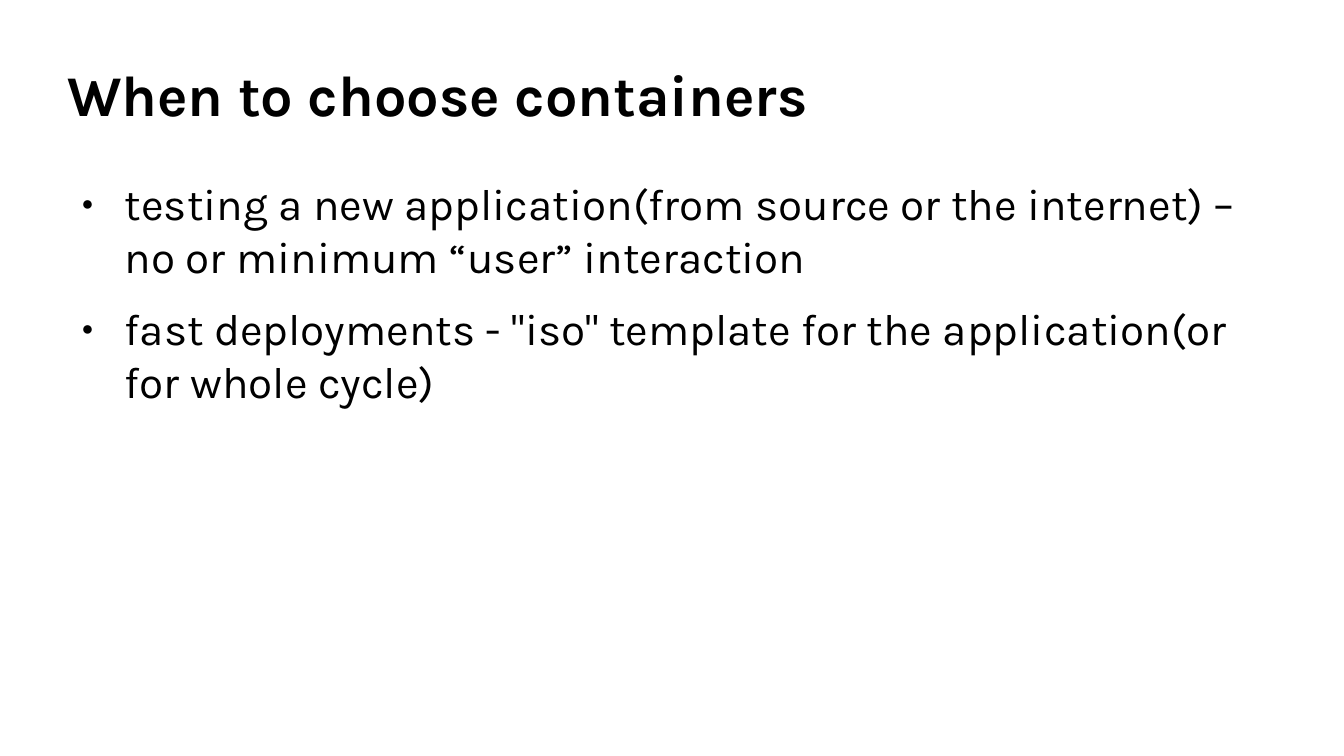
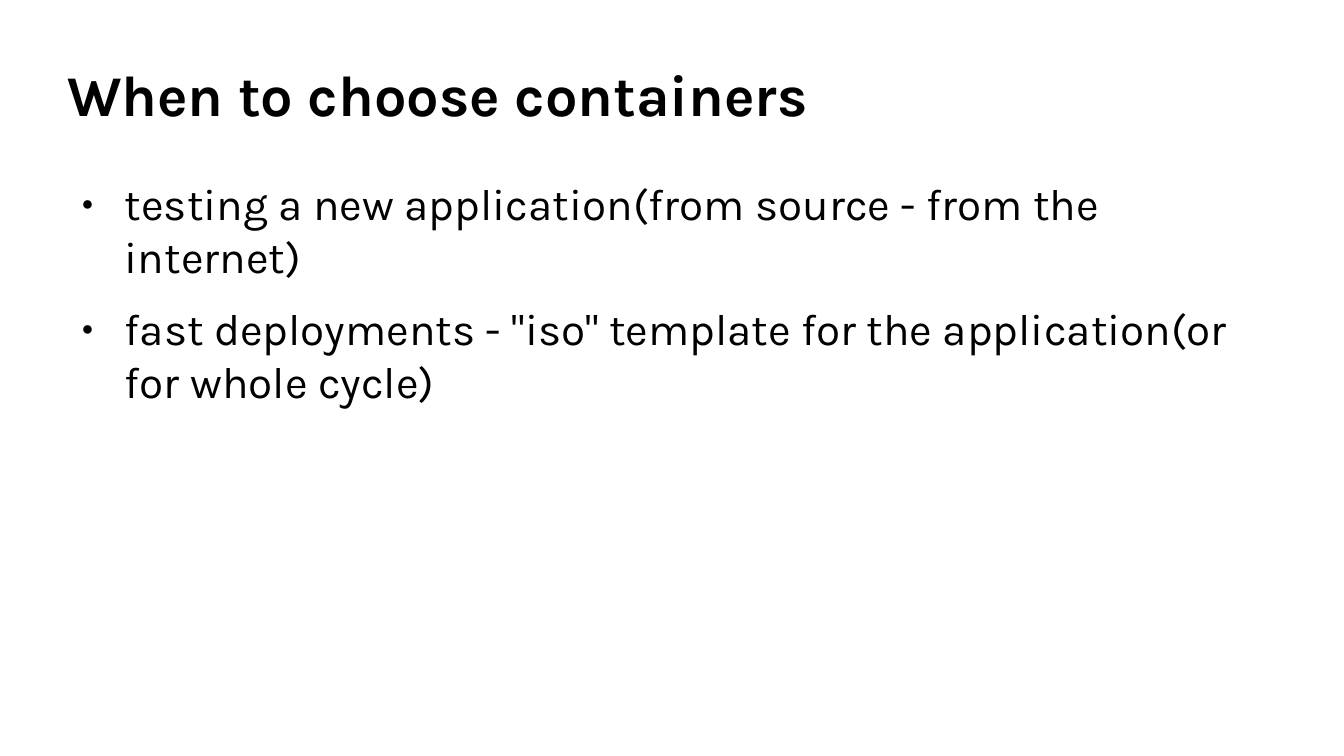
Before and after one commit to djz88/docs, a slide deck: slide 27 of kontejnery/kernel_isolation_linuxdays2017.odp. Drawn at 1344x756 pixels with LibreOffice and Linux fonts; fonts in the diff are those of the drawing; background and template pictures are left out. Boxes give left, top, right and bottom in pixels: in the first picture for what was removed or moved away, otherwise in the second. Text is boxed around its words. In the diff, an @@ line names an element or a change of style, - is before the commit and + after.

```diff
--- a/kontejnery/kernel_isolation_linuxdays2017.odp
+++ b/kontejnery/kernel_isolation_linuxdays2017.odp
@@ text at [125, 188, 1099, 278]: text changed @@
-● testing a new application(from source or the internet) – no or minimum “user” interaction
+● testing a new application(from source - from the internet)
```
Also in this commit, not shown: 4 other slides changed, 1 other file.
